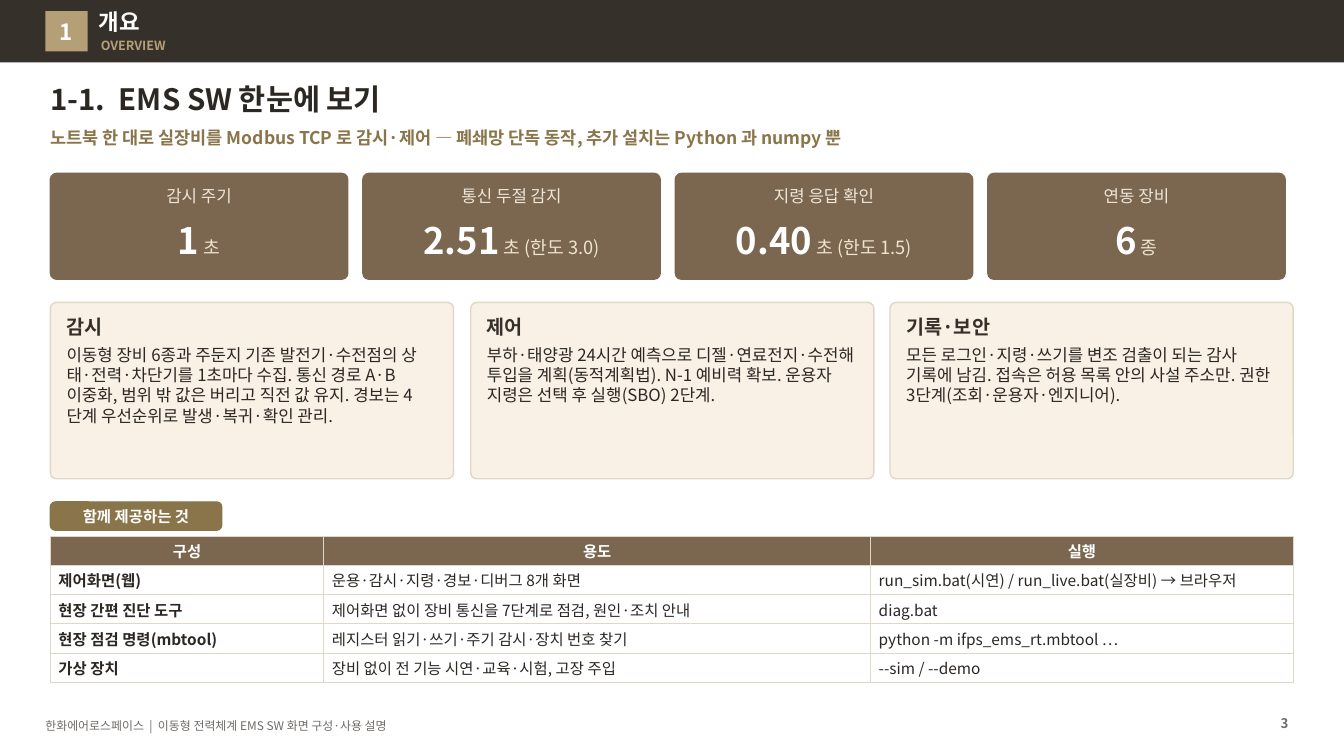
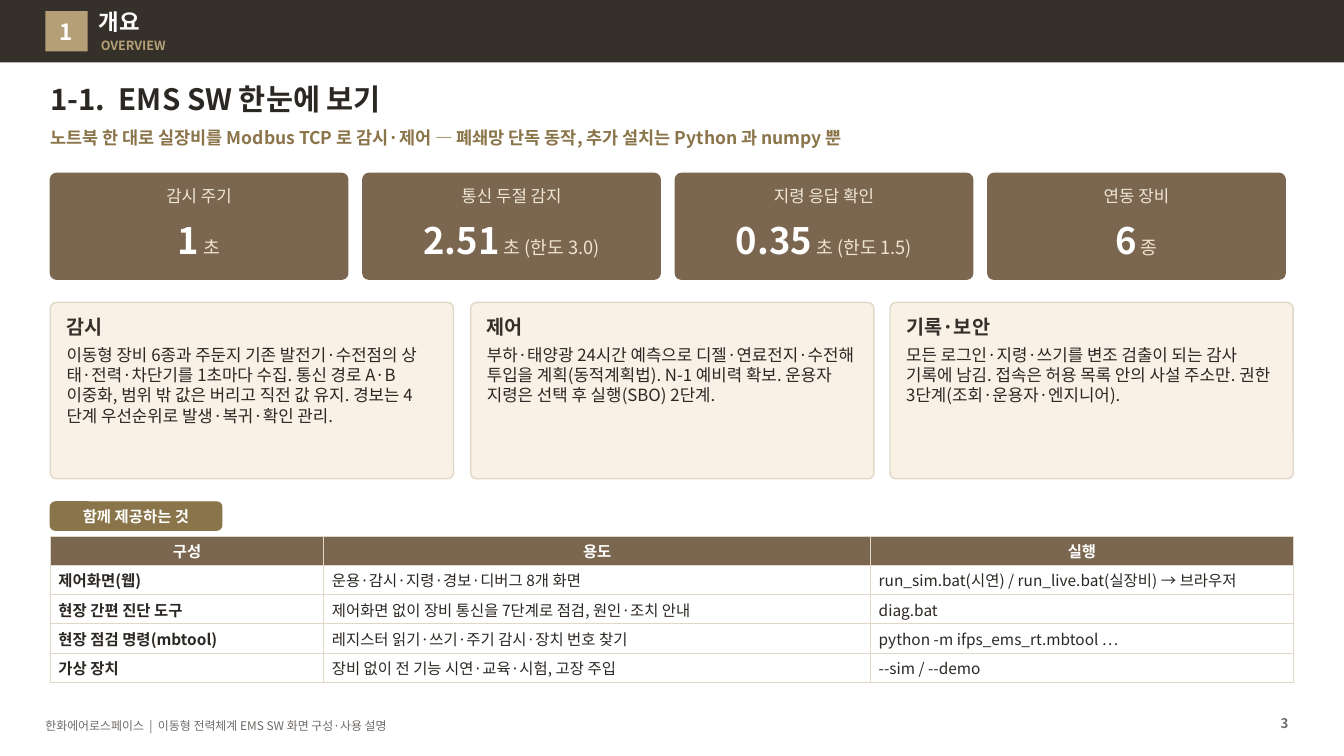
Before and after one commit to byunjd112-hue/headroom, a slide deck: slide 3 of mobile_ems/docs/out/IFPS_EMS_SW_화면구성_사용설명_보고자료_Rev53.pptx. Drawn at 1344x756 pixels with LibreOffice and Linux fonts; fonts in the diff are those of the drawing. Boxes give left, top, right and bottom in pixels: in the first picture for what was removed or moved away, otherwise in the second. Text is boxed around its words. In the diff, an @@ line names an element or a change of style, - is before the commit and + after.

```diff
--- a/mobile_ems/docs/out/IFPS_EMS_SW_화면구성_사용설명_보고자료_Rev53.pptx
+++ b/mobile_ems/docs/out/IFPS_EMS_SW_화면구성_사용설명_보고자료_Rev53.pptx
@@ text at box(736, 226, 912, 258): text changed @@
-0.40 초 (한도 1.5)
+0.35 초 (한도 1.5)
```
Also in this commit, not shown: 4 other slides changed, 23 other files.
